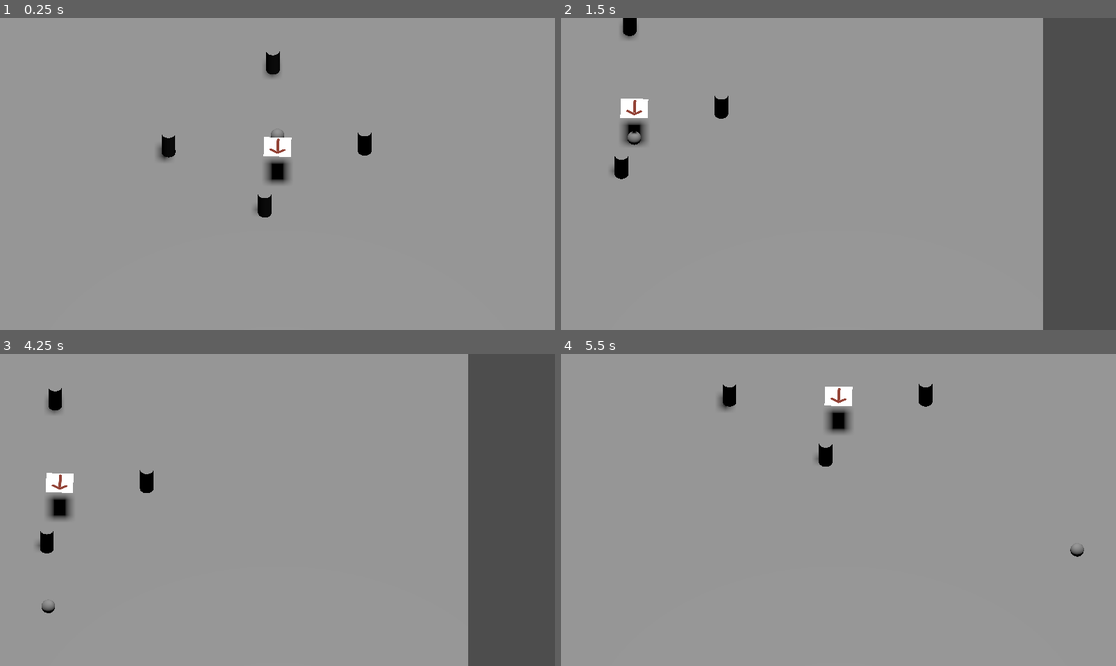
Above: before the commit, frames 1-4 (two rows, left to right).
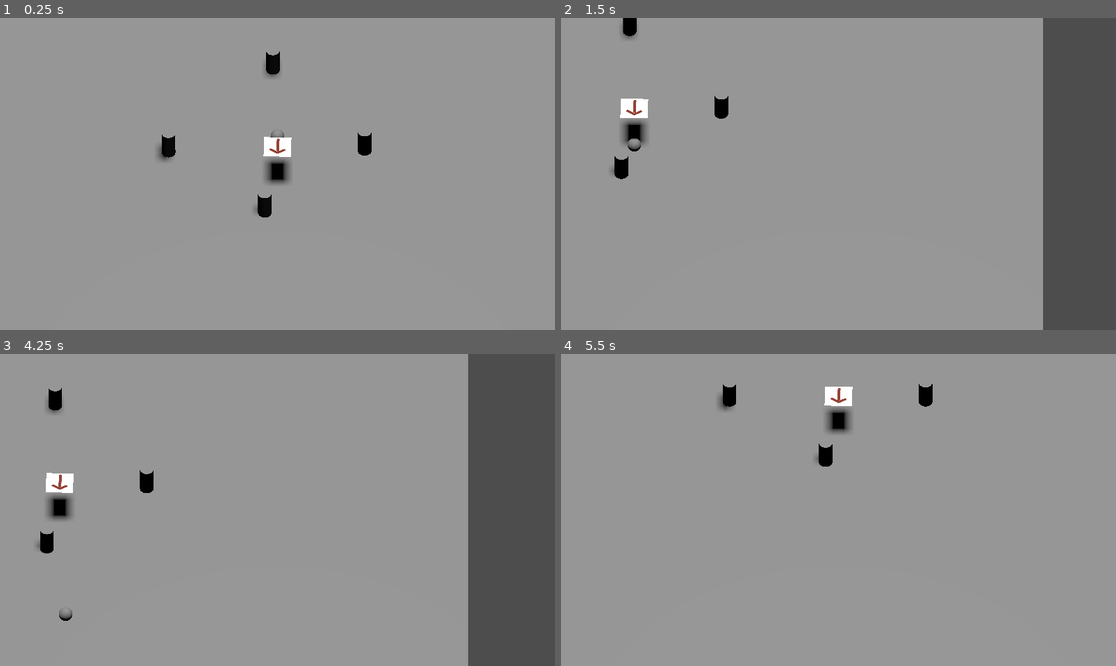
Above: after the commit, the same moments.

Repository: rattatajack/bowling-golf
Game: Godot game, scene res://main.tscn
The game is run twice, just before and just after one commit, with the same random seed, the same clock (stepped at 60 frames per second) and the same inputs.
Inputs:
- Up to frame 1 (0.25 s): no input
- Up to frame 2 (1.5 s): tap Enter at 0.5 s; hold D (pan_right) 0.53-1.28 s; tap Space (stroke) at 0.6 s; hold S (pan_down) from 1.28 s (still down); tap Left (aim_left) at 1.35 s
- Up to frame 3 (4.25 s): tap Space (stroke) at 1.55, 2.3, 3.05, 3.5, 3.8 s; release S (pan_down) at 2.03 s; hold D (pan_right) 2.03-2.78 s; hold Right (aim_right) 2.03-2.78 s; hold W (pan_up) 2.78-3.53 s; tap Down (power_down) at 2.85 s; hold A (pan_left) from 3.53 s (still down); hold Up (power_up) from 3.53 s (still down)
- Up to frame 4 (5.5 s): release Up (power_up) at 4.28 s; tap Space (stroke) at 4.35, 5.1 s; release A (pan_left) at 5.03 s; hold S (pan_down) from 5.03 s (still down)

The runs differ from the first frame. In frame 1, less than 0.1% of the frame differs, in the area x 48-52%, y 35-39%; in frame 2, 0.1%, in the area x 12-15%, y 36-43%; in frame 3, 0.1%; in frame 4, less than 0.1%.

Commit message:
update ball physics material

Diff:
--- a/player.gd
+++ b/player.gd
@@ -11,7 +11,7 @@
 func _integrate_forces(state):
 	if Input.is_action_just_pressed("stroke"):
 		##if grounded and no velocity
-		apply_impulse(Vector3(stroke_direction.x, 0, stroke_direction.y) * stroke_power)
+		apply_impulse(Vector3(stroke_direction.x, .1, stroke_direction.y) * stroke_power)
 
 
 
--- a/player.tscn
+++ b/player.tscn
@@ -1,6 +1,10 @@
-[gd_scene load_steps=5 format=3 uid="uid://cp3xwc75nackd"]
+[gd_scene load_steps=6 format=3 uid="uid://cp3xwc75nackd"]
 
 [ext_resource type="Script" path="res://player.gd" id="1_jk6kf"]
+
+[sub_resource type="PhysicsMaterial" id="PhysicsMaterial_fs418"]
+friction = 0.2
+bounce = 0.3
 
 [sub_resource type="SphereShape3D" id="SphereShape3D_efmq4"]
 
@@ -9,7 +13,7 @@
 [sub_resource type="PlaneMesh" id="PlaneMesh_btw1v"]
 
 [node name="Player" type="RigidBody3D"]
-constant_force = Vector3(0, 2, 0)
+physics_material_override = SubResource("PhysicsMaterial_fs418")
 script = ExtResource("1_jk6kf")
 
 [node name="CollisionShape3D" type="CollisionShape3D" parent="."]
Not shown: 1 places in main.tscn that only renumber resources
